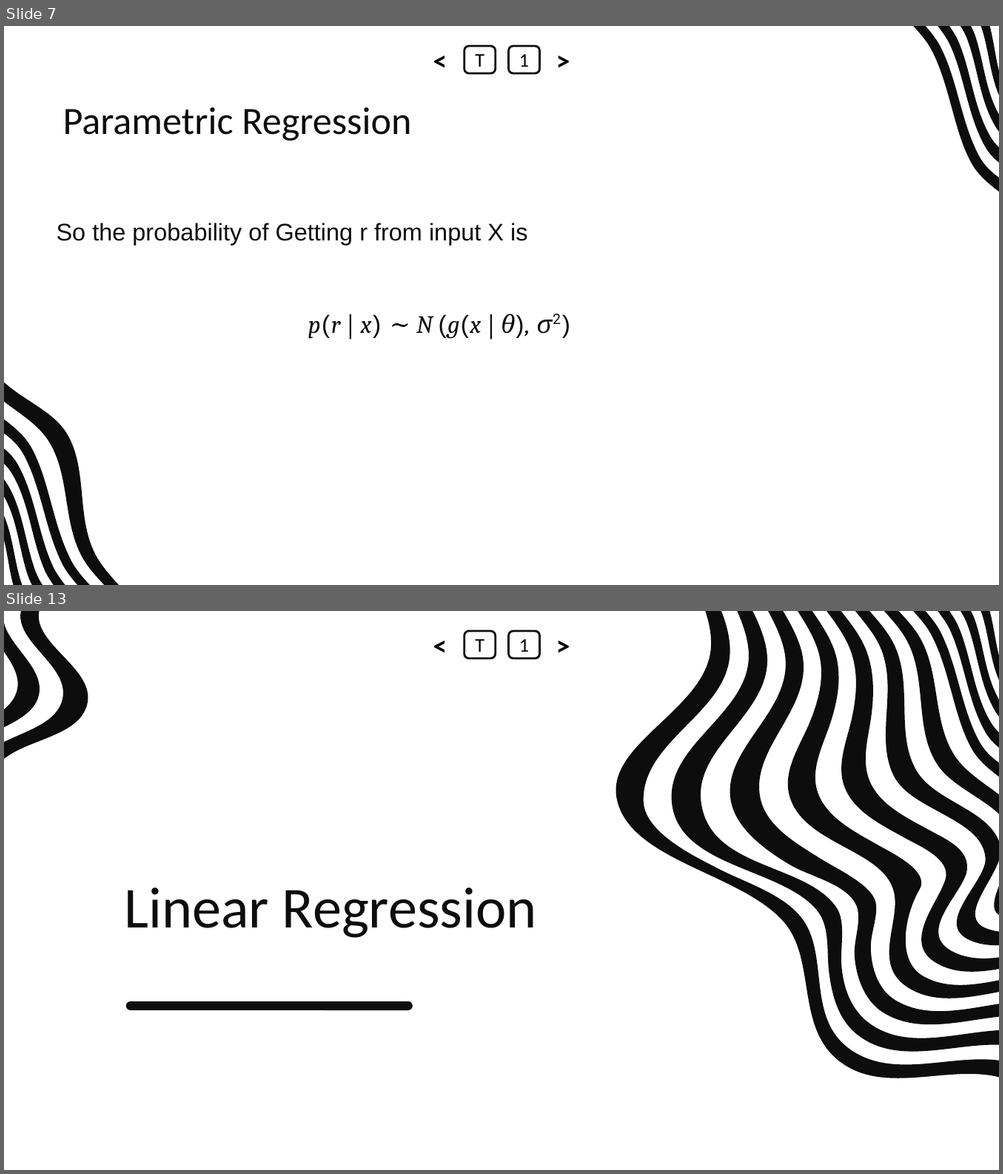
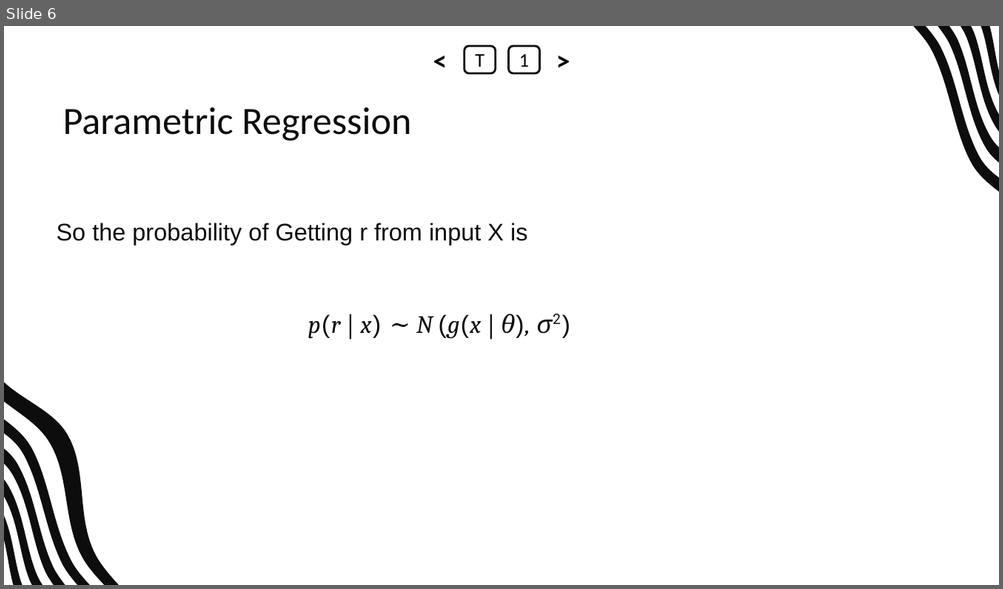
Before and after one commit to abrarhasan3/Green-Uni-All-Academic-Content, a slide deck: CSE 411 Machine Learning/LECTURE 5.pptx. Shown one above the other, each under a label of ours: slides 7 and 13 before the commit, slide 6 after it; the slides between them are not shown. The pictures are 1003x1174 and 1003x589 pixels, drawn with LibreOffice and Linux fonts; fonts in the diff are those of the drawing; background and template pictures are left out. Boxes give left, top, right and bottom in pixels: in the first picture for what was removed or moved away, otherwise in the second. Text is boxed around its words. In the diff, an @@ line names an element or a change of style, - is before the commit and + after.

```diff
--- a/CSE 411 Machine Learning/LECTURE 5.pptx
+++ b/CSE 411 Machine Learning/LECTURE 5.pptx
@@ slide 13 removed at bbox=[4, 611, 999, 1170], background #FFFFFF @@
@@ freeform shape removed at bbox=[4, 623, 45, 727] @@
@@ freeform shape removed at bbox=[4, 611, 96, 759] @@
@@ text removed at bbox=[425, 631, 455, 659] @@
-<
@@ rounded rectangle removed at bbox=[464, 631, 495, 659] @@
-T
@@ rounded rectangle removed at bbox=[508, 631, 539, 659] @@
-1
@@ text removed at bbox=[547, 631, 578, 659] @@
->
@@ group removed at bbox=[606, 611, 999, 1079]: 12 freeform shapes @@
@@ title removed at bbox=[124, 888, 537, 938] @@
-Linear Regression
@@ rounded rectangle removed at bbox=[126, 1002, 412, 1011] @@
@@ what was slide 7 is now slide 6 @@
```
Also in this commit, not shown: 20 other slides removed.
